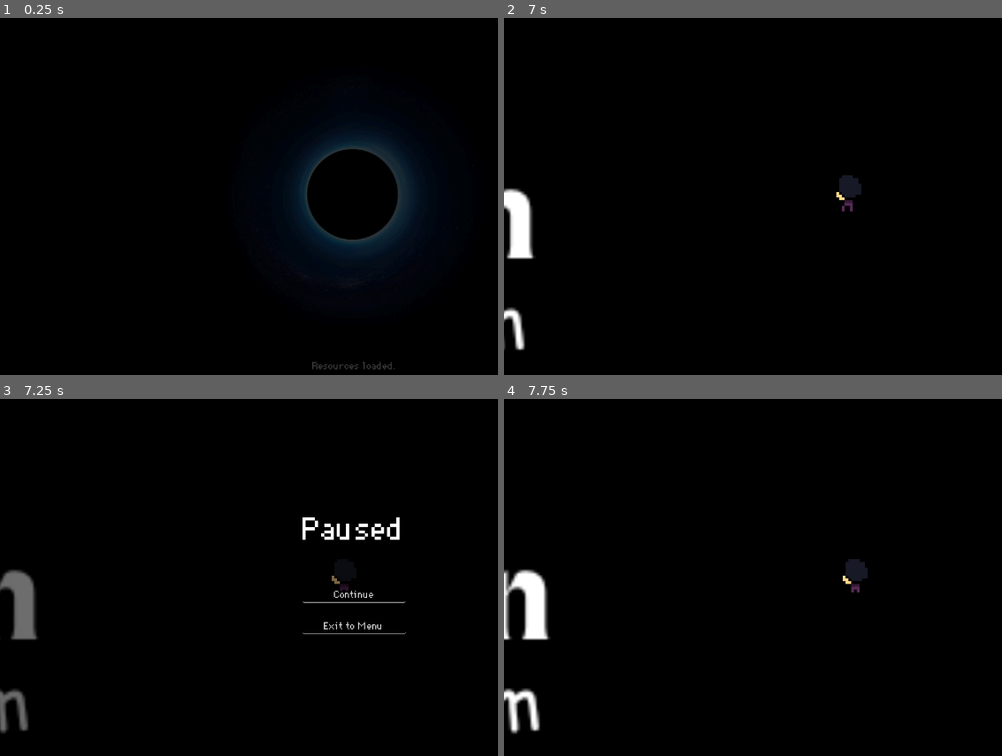
Above: before the commit, frames 1-4 (two rows, left to right).
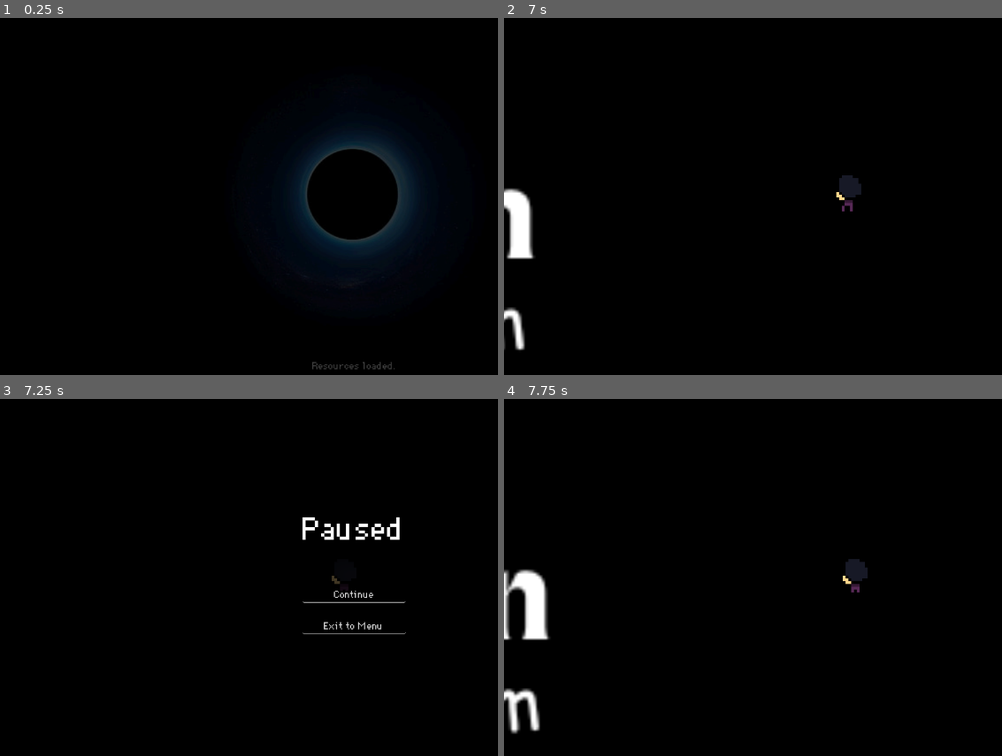
Above: after the commit, the same moments.

Repository: virtualtrisky/Just...-Enjoy
Game: Godot game, scene res://scenes/load_scene.tscn
Two runs of this game, one before a commit and one after it. Both use one fixed random seed, a clock stepped at 60 frames per second and the inputs below.
Inputs (mouse positions are in pixels of both pictures, inside the frame that each line leads up to):
- Up to frame 1 (0.25 s): no input
- Up to frame 2 (7 s): hold Right (move_right) 0.53-1.28 s; tap Enter at 1.25, 3.5 s; hold Down (move_down) 1.28-2.03 s; tap Space at 2 s; hold Right (move_right) 2.03-2.75 s; click (857, 192) at 2.77 s; type "Alex" at 2.85 s; hold Up (move_up) 3.53-4.25 s; click "New History" at 4.25 s; click "New History" at 5 s; click "Diary" at 5.75 s; hold Left (move_left) from 6.53 s (still down)
- Up to frame 3 (7.25 s): keep holding Left (move_left); tap Escape (key_pause) at 7.15 s
- Up to frame 4 (7.75 s): release Left (move_left) at 7.25 s; click "Continue" at 7.25 s

Frames 1-2 are identical in both runs. In frame 3, 1.4% of the frame differs, in the area x 0-69%, y 47-94%; in frame 4, nothing differs.

Commit message:
pause menu background updated

Diff:
--- a/objects/pause_menu.tscn
+++ b/objects/pause_menu.tscn
@@ -4,17 +4,14 @@
 [ext_resource type="Script" uid="uid://p77fc73b2emf" path="res://scripts/pause_manager.gd" id="1_koxkd"]
 [ext_resource type="StyleBox" uid="uid://oypipmf341vs" path="res://resources/menu_buttons/normal_style.tres" id="2_8x80a"]
 
-[sub_resource type="Gradient" id="Gradient_g4ivv"]
-offsets = PackedFloat32Array(0, 0.156566, 0.99495, 1)
-colors = PackedColorArray(0, 0, 0, 0.870588, 0, 0, 0, 0.870588, 0, 0, 0, 1, 0, 0, 0, 1)
+[sub_resource type="Gradient" id="Gradient_koxkd"]
+offsets = PackedFloat32Array(0, 0.193939, 1)
+colors = PackedColorArray(0, 0, 0, 0.67451, 0, 0, 0, 1, 0, 0, 0, 1)
 
-[sub_resource type="GradientTexture2D" id="GradientTexture2D_aktha"]
-gradient = SubResource("Gradient_g4ivv")
-width = 512
-height = 512
+[sub_resource type="GradientTexture2D" id="GradientTexture2D_ijiw3"]
+gradient = SubResource("Gradient_koxkd")
 fill = 1
 fill_from = Vector2(0.5, 0.5)
-repeat = 1
 
 [sub_resource type="LabelSettings" id="LabelSettings_g4ivv"]
 font_size = 50
@@ -40,14 +37,14 @@
 grow_vertical = 2
 
 [node name="TextureRect" type="TextureRect" parent="PauseScreen"]
-modulate = Color(1, 1, 1, 0.603922)
+modulate = Color(0, 0, 0, 1)
 layout_mode = 1
 anchors_preset = 15
 anchor_right = 1.0
 anchor_bottom = 1.0
 grow_horizontal = 2
 grow_vertical = 2
-texture = SubResource("GradientTexture2D_aktha")
+texture = SubResource("GradientTexture2D_ijiw3")
 
 [node name="VBoxContainer" type="VBoxContainer" parent="PauseScreen"]
 layout_mode = 1
--- a/scenes/world/debug_scene.tscn
+++ b/scenes/world/debug_scene.tscn
@@ -15,3 +15,5 @@
 [node name="CanvasLayer" type="CanvasLayer" parent="."]
 
 [node name="PauseMenu" parent="CanvasLayer" instance=ExtResource("2_ucyy2")]
+
+[editable path="CanvasLayer/PauseMenu"]
